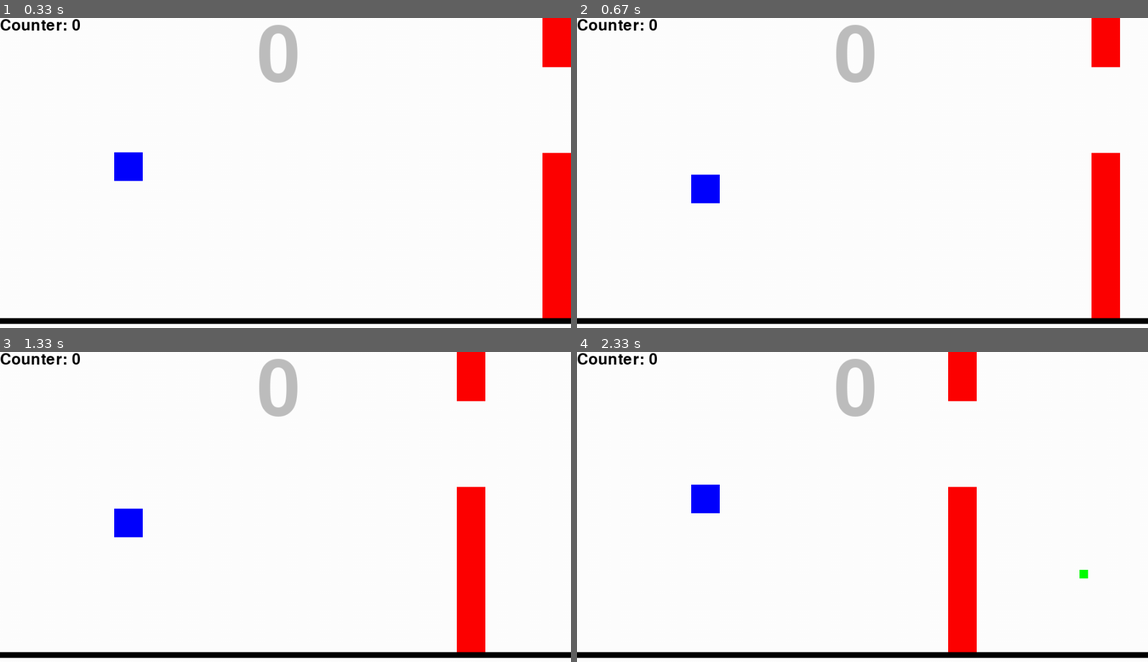
Above: before the commit, frames 1-4 (two rows, left to right).
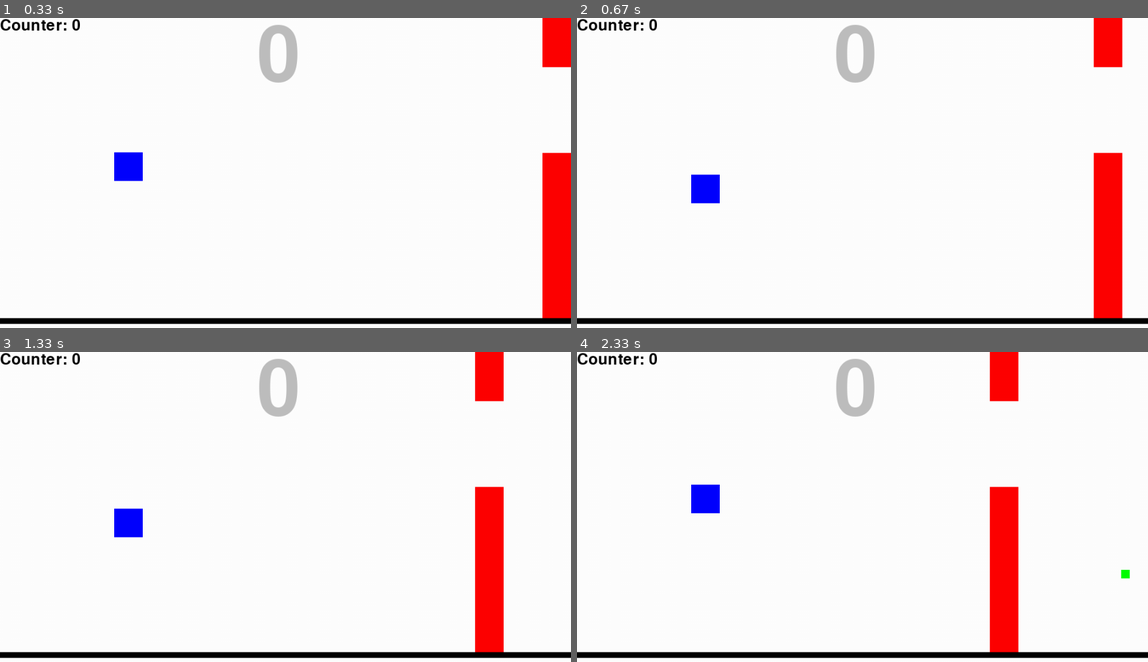
Above: after the commit, the same moments.

Repository: MaximusTrue/Spacedash
Game: pygame game, started from Spacedash.py
The game is run twice, just before and just after one commit, with the same random seed, the same clock (stepped at 60 frames per second) and the same inputs.
Inputs:
- Up to frame 1 (0.33 s): no input
- Up to frame 2 (0.67 s): hold A from 0.33 s (still down); hold Up from 0.33 s (still down)
- Up to frame 3 (1.33 s): release A at 0.8 s; release Up at 0.8 s; tap D at 0.83 s; hold Up from 1.17 s (still down); tap Space at 1.23 s
- Up to frame 4 (2.33 s): tap Space at 1.53, 1.73, 2.13 s; release Up at 1.63 s; hold Up 1.67-2.03 s; hold Up from 2.07 s (still down)

Frame 1 is identical in both runs. In frame 2, 0.6% of the frame differs, in the area x 90-96%, y 0-97%; in frame 3, 4.5%; in frame 4, 7.1%, in the area x 65-97%, y 0-97%.

Commit message:
inverse now happens each blackhole

Diff:
--- a/Spacedash.py
+++ b/Spacedash.py
@@ -55,6 +55,7 @@
     blackholePosOffScore = random.randint(7, 7) + pointsScored
 
     while True:
+        DISPLAY.fill(WHITE)
 
         for event in pygame.event.get():
             if event.type==QUIT:
@@ -73,25 +74,23 @@
                 gameVel = gameVel / 2
                 collectableScore -= 5
 
-        print(blackhole.x, wall.x)
-        DISPLAY.fill(WHITE)
-
         #Black Hole
-        if checkCollision(player.x, player.y, 50, 50, blackhole.x + 50, blackhole.y, 50, DISPLAY.get_height()):
+        if checkCollision(player.x, player.y, 50, 50, blackhole.x + 50, blackhole.y, 50, DISPLAY.get_height()) and not inBlackHole:
             inBlackHole = True
-            inverse = True
+            inverse = not inverse
+            if inverse:
+                print("INVERSED")
             blackholePosOffScore = random.randint(7, 10) + pointsScored
-
-        #Start Black Hole Timer
+            print("IN BLACK HOLE")
+
         if inBlackHole:
             blackholeTimer += 1
-            print(blackholeTimer)
 
         #Stop Inverse Time
-        if blackholeTimer == 1000:
-            inverse = False
+        if blackholeTimer == 200:
             blackholeTimer = 0
             inBlackHole = False
+            print("BLACKHOLE OVER")
 
         #Reset Wall
         if wall.x < -50:
@@ -172,8 +171,6 @@
             hasScored = True
             gameVel += 1.5*0.1
 
-
-
         #Collectable
         pygame.draw.rect(DISPLAY, "green", (collectable.x, collectable.y, 15, 15))
         collectable.x -= gameVel
@@ -209,9 +206,9 @@
             invincibleTimer = 0
             invincibleTimeout = 0
 
-        if keys[K_LEFT]:
+        if keys[K_a]:
             gameVel = gameVel - 0.01
-        if keys[K_RIGHT]:
+        if keys[K_d]:
             gameVel = gameVel + 0.01
 
         pygame.draw.rect(DISPLAY, "white", (0, groundHeight + 10, DISPLAY.get_width(), DISPLAY.get_height() - groundHeight))
